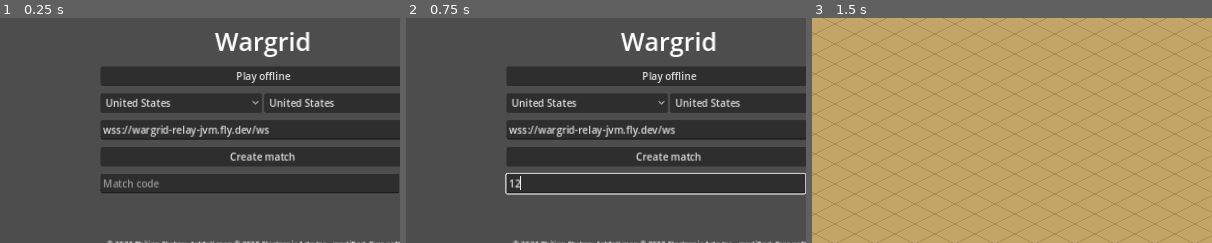
Above: before the commit, frames 1-3 (left to right).
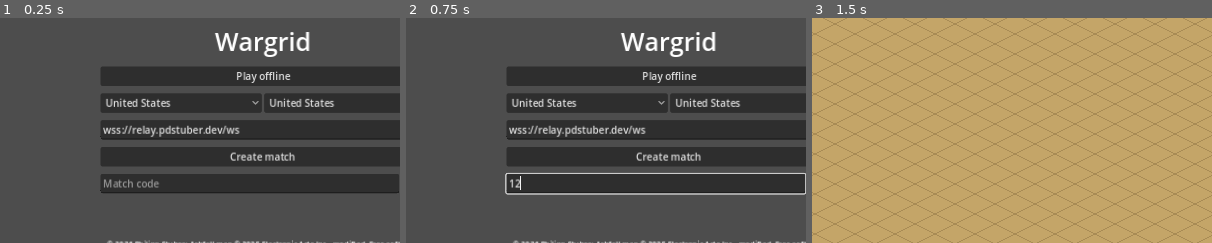
Above: after the commit, the same moments.

Repository: pdstuber/wargrid
Game: Godot game, scene res://scenes/launcher.tscn
Same seed, same stepped clock (60 frames per second), same inputs: the game is played once before the commit and once after it.
Inputs (mouse positions are % of the whole screen's width and height, from its top left):
- Up to frame 1 (0.25 s): no input
- Up to frame 2 (0.75 s): click (48, 59) at 0.52 s; type "12" at 0.6 s
- Up to frame 3 (1.5 s): click "Play offline" at 1.25 s
The pictures show only the part of the screen within x 17-67%, y 22-72%; the shares and areas given below are measured in that part.

The runs differ from the first frame. In frame 1, 0.8% of the frame differs, in the area x 33-68%, y 47-53%; in frame 2, 0.8%; in frame 3, nothing differs.

Commit message:
Move the relay to wargrid-relay behind relay.pdstuber.dev
The old app name predates the Go port; wargrid-relay-jvm keeps serving v0.6.0 clients until the next release.

Diff:
--- a/game/scenes/launcher.tscn
+++ b/game/scenes/launcher.tscn
@@ -45,7 +45,7 @@
 
 [node name="RelayUrl" type="LineEdit" parent="Center/Box"]
 layout_mode = 2
-text = "wss://wargrid-relay-jvm.fly.dev/ws"
+text = "wss://relay.pdstuber.dev/ws"
 placeholder_text = "Relay URL"
 
 [node name="Create" type="Button" parent="Center/Box"]
